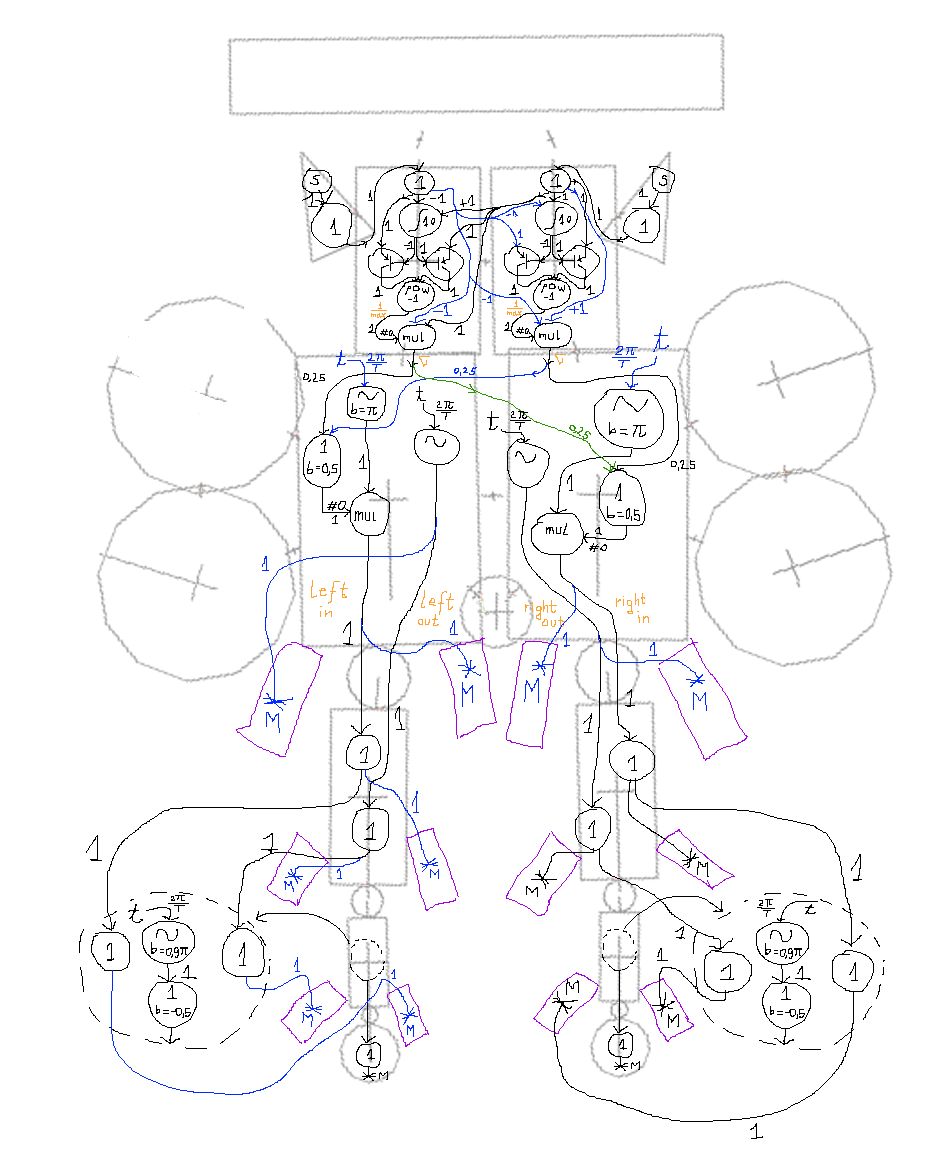
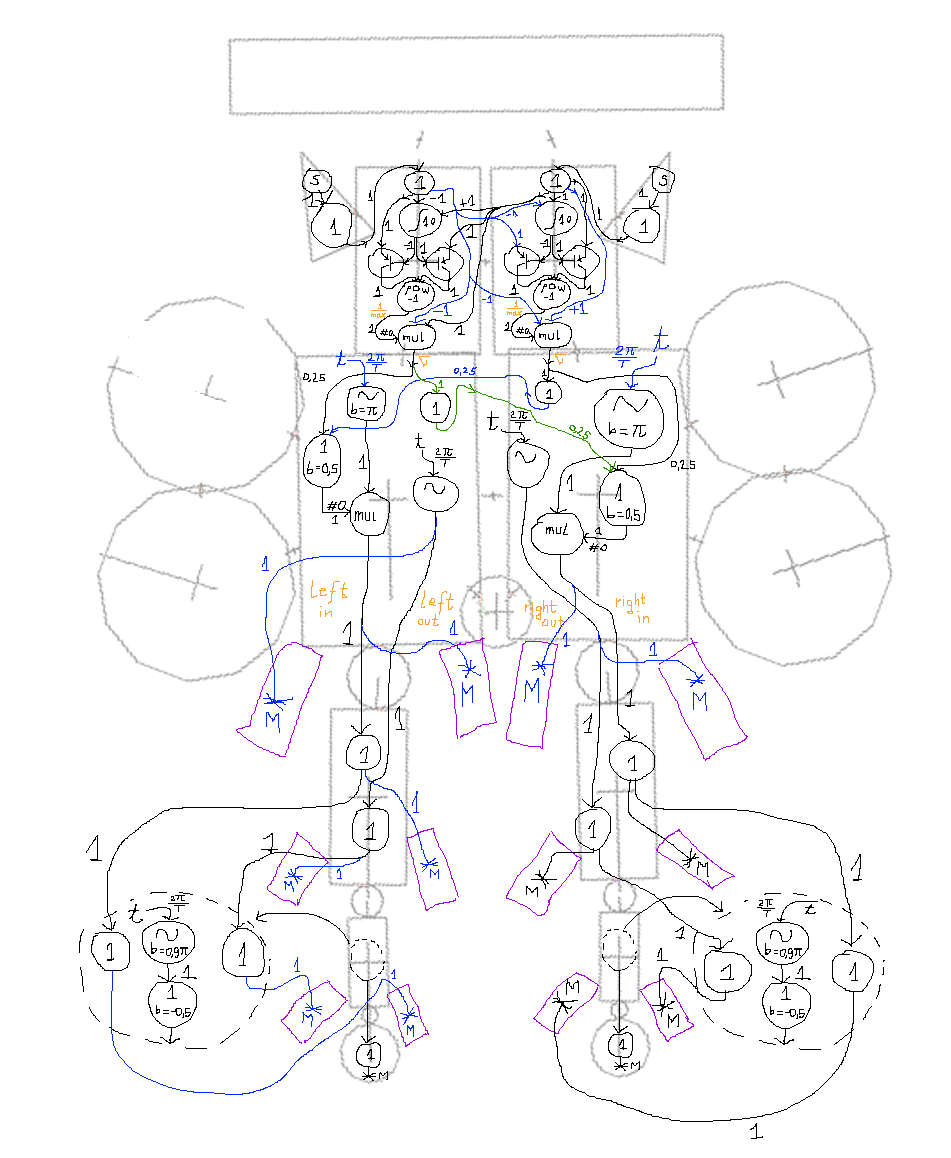
Comparing the layer stacks of the two (951, 1158) images. Changes:
painted on "Layer #1" over bbox(413, 364, 588, 512)
